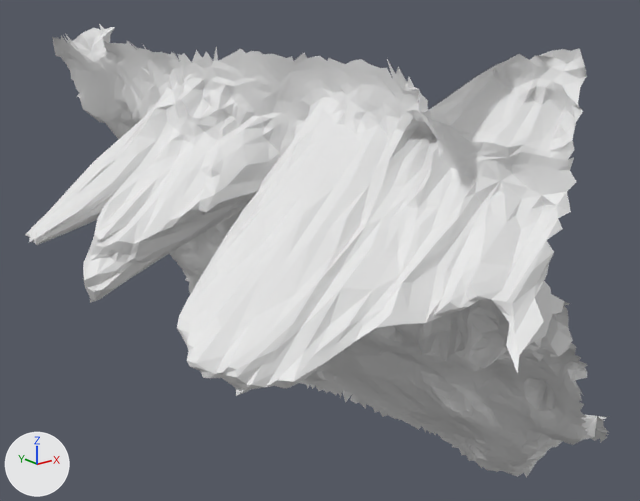
An edit to the glTF model moon small_tiles/tile_273.glb, drawn before and after from the same camera.
Rendered twice from a camera (50 mm lens) standing at (-30.34, -14.07, -9.33) and looking at (-25.27, -7.73, -11.86). Arrows for +X, +Y and +Z are at lower left; the lights stay in place. The first picture is the older version. Vertices at exactly the same position are counted once.

Names of what the first picture shows: 't273'.
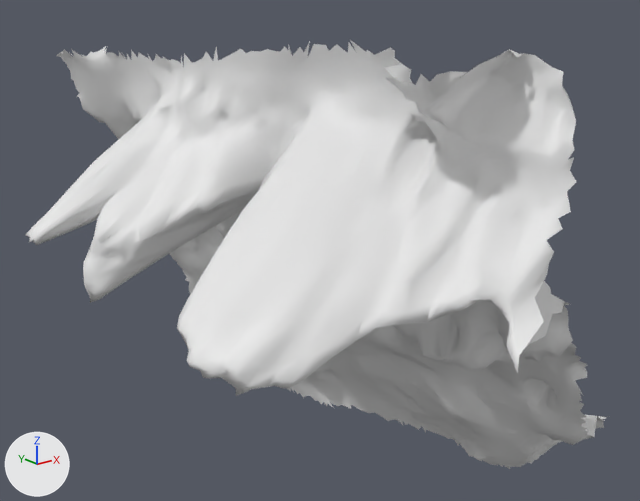
Diff of the bpy script that builds the scene:
```diff
--- a/moon small_tiles/tile_273.glb.py
+++ b/moon small_tiles/tile_273.glb.py
@@ me_t273 @@
 # used by ob_t273; location = (0.0, 0.0, 0.0)
-me_t273.from_pydata(...)  # 6387 vertices, 12391 faces; spans x -27.97..-22.63, y -10.87..-4.81, z -14.51..-9.8
+me_t273.from_pydata(...)  # 6359 vertices, 12334 faces; spans x -27.97..-22.84, y -10.87..-4.81, z -14.6..-9.79
+# me_t273 part 1
+# 99 vertices are removed from x -25.23..-22.63, y -10.48..-4.84, z -14.51..-9.83
+# 191 faces are deleted
+# 136 vertices are added at x -26.32..-23.72, y -10.17..-5.12, z -14.6..-9.79
+# 262 new faces join them
+# me_t273 part 2
+# 65 vertices are removed from x -26.79..-26.35, y -7.51..-5.32, z -10.03..-9.8
+# 128 faces are deleted
```

Location of each change, (x1, y1, x2, y2) in pixels of the pictures (640 x 501 px; the box of a moved part takes in the faces that stretch with it):
't273', reshaped
    before: (25, 24, 610, 478)
    after: (25, 40, 610, 469)
part 1 of me_t273, moved or reshaped
    before: (427, 48, 609, 478)
    after: (260, 40, 535, 425)
part 2 of me_t273, deleted
    before: (52, 24, 202, 68)
